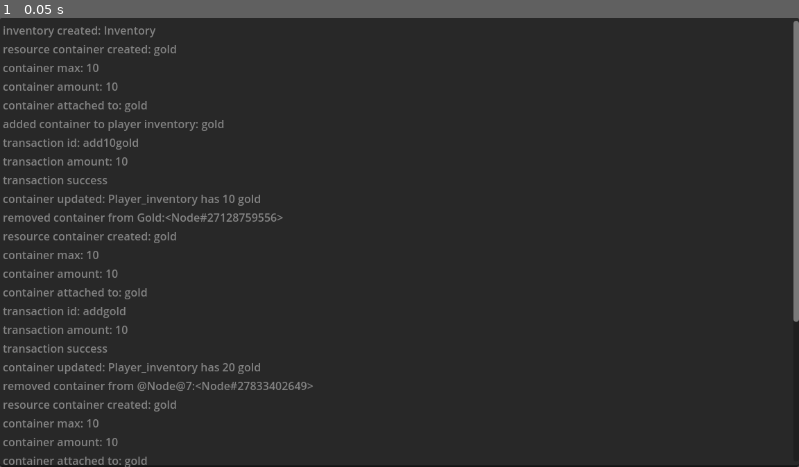
Above: before the commit, frame 1.
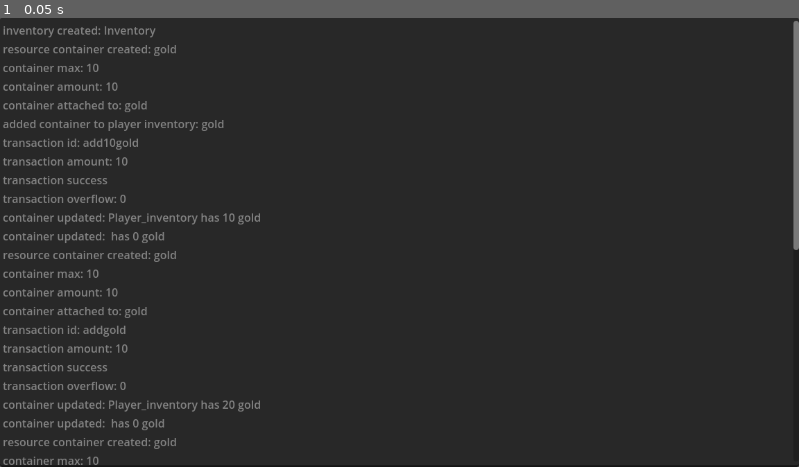
Above: after the commit, the same moment.

Repository: loteque/Godot-RMS
Game: Godot game, scene res://container_transaction_demo/demo.tscn
The game is run twice, just before and just after one commit, with the same random seed, the same clock (stepped at 60 frames per second) and the same inputs. The project has no main scene, so this scene is started directly.
Inputs:
- Up to frame 1 (0.05 s): no input

The runs differ from the first frame. In frame 1, 2.8% of the frame differs, in the area x 0-100%, y 39-100%.

Commit message:
transaction will return ExitStatus object to include transaction overlfows, update demo

Diff:
--- a/Resource.gd
+++ b/Resource.gd
@@ -14,8 +14,15 @@
 signal created_container(container: ContainerResource)
 signal attached_container(attached_to: ResourceContainer)
 signal removed_container(removed_from: ResourceContainer)
-signal updated_container(id: String, amount: int, inventory_name: String)
-signal transaction_executed(transaction: TransactionResource, exit_status)
+signal updated_container(
+    id: String,
+    amount: int,
+    inventory_name: String,
+)
+signal transaction_executed(
+    transaction: TransactionResource,
+    exit_status: TransactionResource.ExitStatus
+)
 
 func get_container():
     return container
@@ -39,19 +46,26 @@
     container = container_
     attached_container.emit()
 
-func _execute_transaction(transaction: TransactionResource) -> int:
-    var err = transaction.execute()
-    transaction_executed.emit(transaction, err)
-    if err == transaction.ERROR.success:
+func _execute_transaction(transaction: TransactionResource) -> TransactionResource.ExitStatus:
+    var exit_status = transaction.execute()
+    transaction_executed.emit(transaction, exit_status)
+    if exit_status.get_error() == transaction.ERROR.success:
         updated_container.emit(
             transaction.get_reciever().get_id(),
             transaction.get_reciever().get_amount(),
             transaction.get_reciever().get_inventory_id()
         )
+        updated_container.emit(
+            transaction.get_sender().get_id(),
+            transaction.get_sender().get_amount(),
+            transaction.get_sender().get_inventory_id()
+        )
 
-    return err
+    return exit_status
 
 func send_update_to_inventory(reciever_inventory: Inventory):
+
+    var exit_status: TransactionResource.ExitStatus
     var reciever_container = reciever_inventory.get_inventory().get_container_by_name(
         container.get_id()
     )
@@ -71,11 +85,8 @@
             container.get_amount()
         )
 
-        #await get_tree().create_timer(1).timeout
-
-
-        var err = _execute_transaction(transaction)
-        print("transaction error code: " + str(err))
+        exit_status = _execute_transaction(transaction)
+        print("transaction error code: " + str(exit_status))
 
     else:
         var new_container = ContainerResource.new(
@@ -107,8 +118,9 @@
 
         print(str(transaction.get_sender(), transaction.get_reciever(), transaction.get_rate()))
 
-        var err = _execute_transaction(transaction)
-        print("transaction error code: " + str(err))
+        exit_status = _execute_transaction(transaction)
+        print("transaction error code: " + str(exit_status.get_error()))
+        print("transaction overflow: " + str(exit_status.get_overflow()))
 
     if container.is_depleted():
         removed_container.emit(self)
--- a/container_resource.gd
+++ b/container_resource.gd
@@ -58,6 +58,17 @@
 func get_mode():
     return mode
 
+#overflow should be 0 when new amount <= max amount
+#should be positive integer when > max amount
+func claculate_overflow(rate: int) -> int:
+    var new_amount = _amount + rate
+    var overflow: int = 0
+
+    if new_amount > _max_amount:
+        overflow = new_amount - _max_amount
+
+    return overflow
+
 func update_amount(new_amount: int):
     _amount = new_amount
 
@@ -95,13 +106,12 @@
         new_amount = _max_amount
         state = STATE.full
         status = STATUS.unavailable
-        print(str(_max_amount))
+
     else:
         state = STATE.partial
         status = STATUS.available
 
     update_amount(new_amount)
-    print(str(new_amount))
 
 
 
--- a/container_transaction_demo/demo.gd
+++ b/container_transaction_demo/demo.gd
@@ -25,7 +25,6 @@
     new_gold.send_update_to_inventory(player_inventory)
 
     gold = ResourceContainer.new()
-    #TODO: #4 Should ID actually be "resource_type" or "type"?
     gold.id = "gold"
     gold.min_amount = 0
     gold.max_amount = 10
@@ -47,8 +46,19 @@
     gold_110.connect("transaction_executed", _on_resource_container_transaction_executed)
     gold_110.connect("updated_container", _on_resource_container_updated_container)
     gold_110.connect("removed_container", _on_resource_container_removed_container)
-    #TODO: #5 ecxess gold should remain in its original container
     gold_110.send_update_to_inventory(player_inventory)
+
+    gold = ResourceContainer.new()
+    gold.id = "gold"
+    gold.max_amount = 110
+    gold.amount = 110
+    add_child(gold)
+    gold.connect("created_container", _on_resource_container_created_container)
+    gold.connect("attached_container", _on_resource_container_attached_container)
+    gold.connect("transaction_executed", _on_resource_container_transaction_executed)
+    gold.connect("updated_container", _on_resource_container_updated_container)
+    gold.connect("removed_container", _on_resource_container_removed_container)
+    gold.send_update_to_inventory(player_inventory)
 
 func _on_resource_container_created_container(container):
     result = result + "resource container created: " + str(container.get_id()) + "\n"
@@ -70,10 +80,12 @@
     result = result + "transaction id: " + str(transaction.get_id()) + "\n"
     result = result + "transaction amount: " + str(transaction.get_rate()) + "\n"
 
-    if exit_status == 0:
+    if exit_status.get_error() == transaction.ERROR.success:
         result = result + "transaction success\n"
+        result = result + "transaction overflow: " + str(exit_status.get_overflow()) + "\n"
+        transaction.get_sender().add(exit_status.get_overflow())
     else:
-        result = result + "transaction failed with error code: " + str(exit_status) + "\n"
+        result = result + "transaction failed with error code: " + str(exit_status.get_error()) + "\n"
 
 func _on_resource_container_updated_container(id:String, amount:int, inventory_id):
     result = result + "container updated: " + str(inventory_id) + " has " + str(amount) + " " + str(id) + "\n"
--- a/transaction_resource.gd
+++ b/transaction_resource.gd
@@ -15,6 +15,17 @@
     sender_unavailabe
 }
 
+class ExitStatus:
+    var _error: ERROR = ERROR.unknown
+    var _overflow: int = 0
+    func set_status(error: ERROR, overflow: int):
+        _error = error
+        _overflow = overflow
+    func get_error() -> int:
+        return _error
+    func get_overflow() -> int:
+        return _overflow
+
 func get_id():
     return _id
 
@@ -27,33 +38,39 @@
 func get_reciever():
     return _reciever
 
-func execute():
+func execute() -> ExitStatus:
     #push_error("there was an execution error in transaction.execute()")
+    var exit_status = ExitStatus.new()
+
     if _reciever == null:
 
-        return ERROR.no_reciever
+        exit_status.set_status(ERROR.no_reciever, 0)
 
     if _reciever.status == _reciever.STATUS.unavailable:
 
-        return ERROR.reciver_unavailable
+        exit_status.set_status(ERROR.reciver_unavailable, 0)
 
     if _sender.status == _sender.STATUS.unavailable:
 
-        return ERROR.sender_unavailabe
+        exit_status.set_status(ERROR.sender_unavailabe, 0)
 
     if _sender == _reciever:
+
         _sender.subtract(_rate)
-        return ERROR.success
+        exit_status.set_status(ERROR.success, 0)
 
     if _sender != _reciever:
+
         if _sender and _reciever:
             _sender.mode = _sender.MODE.sender
             _sender.subtract(_rate)
             _reciever.mode = _reciever.MODE.reciever
+            var overflow = _reciever.claculate_overflow(_rate)
             _reciever.add(_rate)
-            return ERROR.success
+            exit_status.set_status(ERROR.success, overflow)
 
-    return ERROR.unknown
+
+    return exit_status
 
 func _init(sender: ContainerResource,
             reciever: ContainerResource,
